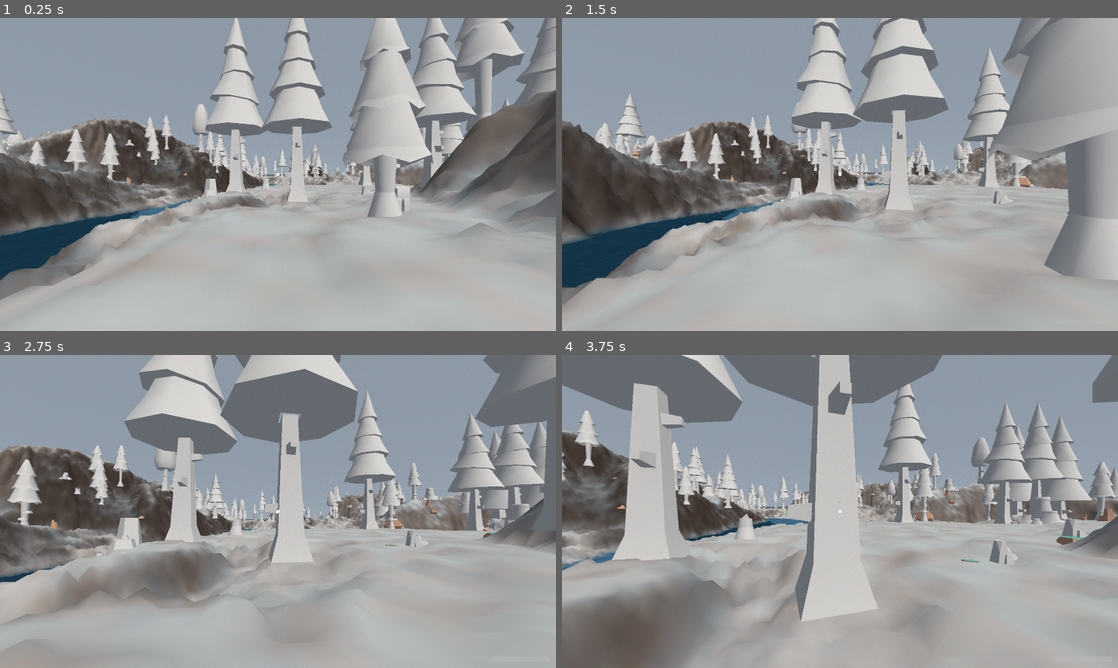
Above: before the commit, frames 1-4 (two rows, left to right).
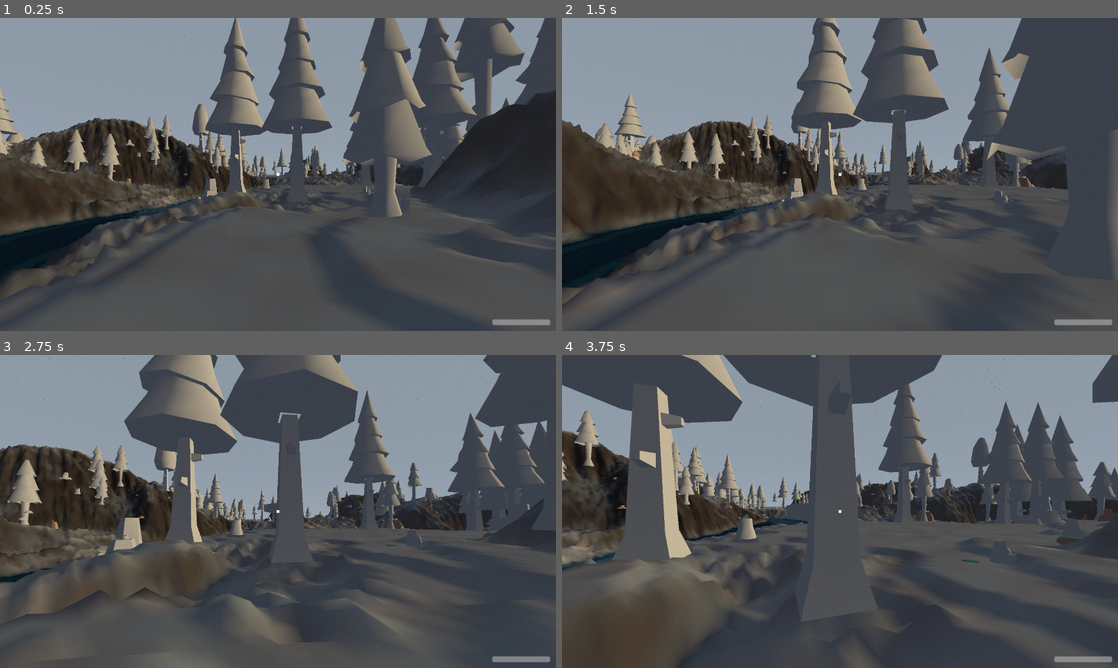
Above: after the commit, the same moments.

Repository: StevenGann/BiologyGame
Game: Godot game, scene res://main.tscn
Same seed, same stepped clock (60 frames per second), same inputs: the game is played once before the commit and once after it.
Inputs (mouse positions are in pixels of both pictures, inside the frame that each line leads up to):
- Up to frame 1 (0.25 s): no input
- Up to frame 2 (1.5 s): move the mouse to (867, 174) at 0.52 s; press the mouse at (867, 174) at 0.53 s; hold W (move_forward) from 0.53 s (still down); tap Space (jump) at 0.77 s; move the mouse to (812, 174) at 1.27 s; release the mouse at (812, 174) at 1.28 s; click (812, 174) at 1.35 s
- Up to frame 3 (2.75 s): keep holding W (move_forward); tap Space (jump) at 1.52 s; move the mouse to (289, 505) at 2.02 s; press the mouse at (289, 505) at 2.03 s
- Up to frame 4 (3.75 s): keep holding W (move_forward); move the mouse to (834, 517) at 2.77 s; release the mouse at (834, 517) at 2.78 s; click (834, 517) at 2.85 s; tap Space (jump) at 3.02 s; move the mouse to (878, 514) at 3.52 s; press the mouse at (878, 514) at 3.53 s

The runs differ from the first frame. In frame 1, 76% of the frame differs, in the area x 0-100%, y 0-100%; in frame 2, 73%; in frame 3, 77%; in frame 4, 79%.

Commit message:
Added snow

Diff:
--- a/src/main.tscn
+++ b/src/main.tscn
@@ -6,6 +6,7 @@
 [ext_resource type="PackedScene" uid="uid://eoz4uw8r2vn9sx" path="res://ui/game_ui.tscn" id="4_ui"]
 [ext_resource type="Environment" uid="uid://d3z0so4p9jm6r" path="res://environments/ps1_environment.tres" id="5_env"]
 [ext_resource type="Shader" path="res://shaders/posterize.gdshader" id="6_posterize_shader"]
+[ext_resource type="Script" path="res://scripts/game/day_night_weather_manager.gd" id="7_weather_script"]
 
 [sub_resource type="ShaderMaterial" id="ShaderMaterial_posterize"]
 shader = ExtResource("6_posterize_shader")
@@ -32,6 +33,9 @@
 [node name="Player" parent="GameViewport" instance=ExtResource("3_player")]
 transform = Transform3D(1, 0, 0, 0, 1, 0, 0, 0, 1, 0, 2, 0)
 
+[node name="DayNightWeatherManager" type="Node" parent="GameViewport"]
+script = ExtResource("7_weather_script")
+
 [node name="PosterizeLayer" type="CanvasLayer" parent="."]
 layer = -1
 
--- a/src/project.godot
+++ b/src/project.godot
@@ -8,19 +8,19 @@
 
 config_version=5
 
+[application]
+
+config/name="BiologyGame"
+run/main_scene="res://main.tscn"
+config/features=PackedStringArray("4.6", "Forward Plus")
+config/icon="res://icon.svg"
+
 [display]
 
 window/size/viewport_width=1920
 window/size/viewport_height=1080
 window/stretch/mode="viewport"
 window/stretch/aspect="expand"
-
-[application]
-
-config/name="BiologyGame"
-run/main_scene="res://main.tscn"
-config/features=PackedStringArray("4.6", "Forward Plus")
-config/icon="res://icon.svg"
 
 [dotnet]
 
--- /dev/null
+++ b/src/scenes/world/snow_particles.tscn
@@ -0,0 +1,30 @@
+[gd_scene load_steps=5 format=3 uid="uid://c8snow0001"]
+
+[sub_resource type="ParticleProcessMaterial" id="ParticleProcessMaterial_snow"]
+emission_shape = 3
+emission_box_extents = Vector3(150, 30, 150)
+direction = Vector3(0, -1, 0)
+spread = 0.5
+initial_velocity_min = 0.5
+initial_velocity_max = 1.5
+gravity = Vector3(0, -2, 0)
+scale_min = 0.05
+scale_max = 0.15
+color = Color(0.95, 0.96, 1.0, 0.9)
+
+[sub_resource type="StandardMaterial3D" id="StandardMaterial3D_snow"]
+albedo_color = Color(0.98, 0.99, 1.0, 0.85)
+transparency = 1
+billboard_mode = 2
+
+[sub_resource type="QuadMesh" id="QuadMesh_snow"]
+size = Vector2(0.3, 0.3)
+material = SubResource("StandardMaterial3D_snow")
+
+[node name="SnowParticles" type="GPUParticles3D"]
+transform = Transform3D(1, 0, 0, 0, 1, 0, 0, 0, 1, 0, 80, 0)
+cast_shadow = 0
+amount = 8000
+lifetime = 8.0
+process_material = SubResource("ParticleProcessMaterial_snow")
+draw_pass_1 = SubResource("QuadMesh_snow")
--- /dev/null
+++ b/src/scripts/game/day_night_weather_manager.gd
@@ -0,0 +1,255 @@
+extends Node
+## Manages time of day cycle and weather (wind, snowfall, fog).
+## Weather targets change only at phase boundaries (Dawn, Daytime, Dusk, Nighttime).
+## All values interpolate smoothly.
+
+
+# Time of day
+@export var day_length_seconds: float = 600.0
+@export var start_time_normalized: float = 0.0  ## 0-1, where 0=dawn
+
+# Fog
+@export var fog_base_min: float = 0.015
+@export var fog_snow_multiplier: float = 0.065
+
+# Weather transitions
+@export var weather_lerp_speed: float = 1.0
+
+# Snow particles
+@export var snow_base_amount: int = 8000
+@export var snow_gravity_base: float = -2.0
+@export var snow_wind_strength: float = 4.0
+
+# Node refs (siblings under GameViewport)
+var _directional_light: DirectionalLight3D
+var _world_env: WorldEnvironment
+var _snow_particles: GPUParticles3D
+var _player: Node3D
+
+const PHASE_DAWN := 0
+const PHASE_DAY := 1
+const PHASE_DUSK := 2
+const PHASE_NIGHT := 3
+
+var _game_time: float = 0.0
+var _phase_index: int = 0
+var _last_phase_index: int = -1
+
+var _target_wind: float = 0.0
+var _target_snowfall: float = 0.0
+var _target_wind_direction_deg: float = 0.0
+
+var _current_wind: float = 0.0
+var _current_snowfall: float = 0.0
+var _current_wind_direction_deg: float = 0.0
+
+var _rng: RandomNumberGenerator
+var _sun_distance: float = 150.0
+var _snow_process_material: ParticleProcessMaterial  # Reference to process_material for gravity updates
+
+
+func _ready() -> void:
+	var viewport := get_parent()
+	_directional_light = viewport.get_node_or_null("DirectionalLight3D") as DirectionalLight3D
+	_world_env = viewport.get_node_or_null("WorldEnvironment") as WorldEnvironment
+	_player = viewport.get_node_or_null("Player") as Node3D
+
+	_rng = RandomNumberGenerator.new()
+	_rng.randomize()
+	_game_time = start_time_normalized * day_length_seconds
+	_phase_index = _get_phase_index()
+	_last_phase_index = _phase_index
+	_roll_weather_targets()
+	_current_wind = _target_wind
+	_current_snowfall = _target_snowfall
+	_current_wind_direction_deg = _target_wind_direction_deg
+
+	# Duplicate environment so we don't modify the original asset
+	if _world_env and _world_env.environment:
+		_world_env.environment = _world_env.environment.duplicate(true)
+
+	# Defer snow particle creation to avoid renderer null material race condition
+	call_deferred("_add_snow_particles")
+
+	_update_sun()
+	_update_fog()
+
+
+func _process(delta: float) -> void:
+	_game_time += delta
+	if _game_time >= day_length_seconds:
+		_game_time = fmod(_game_time, day_length_seconds)
+
+	_phase_index = _get_phase_index()
+	if _phase_index != _last_phase_index:
+		_last_phase_index = _phase_index
+		_roll_weather_targets()
+
+	_current_wind = lerpf(_current_wind, _target_wind, weather_lerp_speed * delta)
+	_current_snowfall = lerpf(_current_snowfall, _target_snowfall, weather_lerp_speed * delta)
+	_current_wind_direction_deg = lerpf(_current_wind_direction_deg, _target_wind_direction_deg, weather_lerp_speed * delta)
+
+	_update_sun()
+	_update_fog()
+	_update_snow()
+
+
+func _add_snow_particles() -> void:
+	_snow_particles = _create_snow_particles()
+	if _snow_particles:
+		get_parent().add_child(_snow_particles)
+		_snow_process_material = _snow_particles.process_material as ParticleProcessMaterial
+	_update_snow()
+
+
+func _create_snow_particles() -> GPUParticles3D:
+	var proc_mat := ParticleProcessMaterial.new()
+	proc_mat.emission_shape = ParticleProcessMaterial.EMISSION_SHAPE_BOX
+	proc_mat.emission_box_extents = Vector3(150, 30, 150)
+	proc_mat.direction = Vector3(0, -1, 0)
+	proc_mat.spread = 0.5
+	proc_mat.initial_velocity_min = 0.5
+	proc_mat.initial_velocity_max = 1.5
+	proc_mat.gravity = Vector3(0, snow_gravity_base, 0)
+	proc_mat.scale_min = 0.05
+	proc_mat.scale_max = 0.15
+	proc_mat.color = Color(0.95, 0.96, 1.0, 0.9)
+
+	var quad_mat := StandardMaterial3D.new()
+	quad_mat.albedo_color = Color(0.98, 0.99, 1.0, 0.85)
+	quad_mat.transparency = BaseMaterial3D.TRANSPARENCY_ALPHA
+	# BILLBOARD_PARTICLES causes null material errors in Godot 4.6 RD renderer
+	quad_mat.billboard_mode = BaseMaterial3D.BILLBOARD_FIXED_Y
+
+	var quad := QuadMesh.new()
+	quad.size = Vector2(0.3, 0.3)
+	quad.material = quad_mat
+
+	var particles := GPUParticles3D.new()
+	particles.name = "SnowParticles"
+	particles.transform = Transform3D.IDENTITY.translated(Vector3(0, 80, 0))
+	particles.cast_shadow = GeometryInstance3D.SHADOW_CASTING_SETTING_OFF
+	particles.amount = snow_base_amount
+	particles.lifetime = 8.0
+	particles.process_material = proc_mat
+	particles.draw_pass_1 = quad
+	# Default visibility_aabb (8x8x8) causes frustum culling when looking forward/down
+	# Use large AABB so snow is always visible around the player
+	particles.visibility_aabb = AABB(Vector3(-200, -100, -200), Vector3(400, 200, 400))
+	return particles
+
+
+func _get_phase_index() -> int:
+	var phase_duration := day_length_seconds / 4.0
+	return int(floor(_game_time / phase_duration)) % 4
+
+
+func _roll_weather_targets() -> void:
+	_target_wind = _rng.randf()
+	_target_snowfall = _rng.randf()
+	_target_wind_direction_deg = _rng.randf_range(0.0, 360.0)
+
+
+func _get_normalized_time() -> float:
+	return _game_time / day_length_seconds
+
+
+func _get_sun_angles() -> Vector2:
+	var t := _get_normalized_time()
+	var azimuth: float = t * TAU
+	# elevation: high at noon (t=0.25), low at dawn/dusk, below horizon at night
+	var elevation: float = sin(t * TAU) * 0.55 + 0.1
+	elevation = clampf(elevation, -0.2, 0.65)
+	return Vector2(azimuth, elevation)
+
+
+func _get_sun_intensity() -> float:
+	var t := _get_normalized_time()
+	var elev_factor := sin(t * TAU)
+	return clampf(elev_factor * 0.5 + 0.5, 0.05, 1.0)
+
+
+func _get_sun_color() -> Color:
+	var t := _get_normalized_time()
+	var elev_factor := sin(t * TAU)
+	if elev_factor > 0.5:
+		return Color(0.95, 0.93, 0.9)
+	if elev_factor > 0.0:
+		return Color(1.0, 0.9, 0.7).lerp(Color(0.95, 0.93, 0.9), elev_factor * 2.0)
+	if elev_factor > -0.5:
+		return Color(1.0, 0.6, 0.4).lerp(Color(0.3, 0.4, 0.6), -elev_factor * 2.0)
+	return Color(0.25, 0.3, 0.45)
+
+
+func _update_sun() -> void:
+	if not _directional_light:
+		return
+
+	var angles := _get_sun_angles()
+	var azimuth: float = angles.x
+	var elevation: float = angles.y
+
+	var sun_dir := Vector3(
+		cos(elevation) * cos(azimuth),
+		sin(elevation),
+		cos(elevation) * sin(azimuth)
+	)
+	var sun_pos := sun_dir * _sun_distance
+
+	_directional_light.global_position = sun_pos
+	_directional_light.look_at(Vector3.ZERO, Vector3.UP)
+	_directional_light.light_energy = _get_sun_intensity()
+	_directional_light.light_color = _get_sun_color()
+
+	# Update ambient via environment
+	if _world_env and _world_env.environment:
+		var env: Environment = _world_env.environment
+		var intensity := _get_sun_intensity()
+		env.ambient_light_energy = lerpf(0.2, 0.6, intensity)
+		env.ambient_light_color = Color(0.5, 0.52, 0.55).lerp(Color(0.2, 0.25, 0.35), 1.0 - intensity)
+
+
+func _update_fog() -> void:
+	if not _world_env or not _world_env.environment:
+		return
+
+	var env: Environment = _world_env.environment
+	env.volumetric_fog_density = fog_base_min + _current_snowfall * fog_snow_multiplier
+	# Note: volumetric_fog_wind was removed in Godot 4.x Environment API.
+	# Wind is still applied to snow particles via ParticleProcessMaterial.gravity.
+
+
+func _update_snow() -> void:
+	if not _snow_particles or not _snow_process_material:
+		return
+
+	var has_snow: bool = _current_snowfall > 0.01
+	_snow_particles.visible = has_snow
+	_snow_particles.emitting = has_snow
+	_snow_particles.amount = maxi(1, int(snow_base_amount * _current_snowfall))
+
+	# Follow player so snow spawns around them (emission box stays centered on player)
+	if _player:
+		_snow_particles.global_position = _player.global_position + Vector3(0, 80, 0)
+
+	var wind_rad := deg_to_rad(_current_wind_direction_deg)
+	var wind_x := cos(wind_rad) * _current_wind * snow_wind_strength
+	var wind_z := sin(wind_rad) * _current_wind * snow_wind_strength
+	_snow_process_material.gravity = Vector3(wind_x, snow_gravity_base, wind_z)
+
+
+func get_game_time() -> float:
+	return _game_time
+
+
+func get_phase_index() -> int:
+	return _phase_index
+
+
+func get_phase_name() -> String:
+	match _phase_index:
+		PHASE_DAWN: return "Dawn"
+		PHASE_DAY: return "Daytime"
+		PHASE_DUSK: return "Dusk"
+		PHASE_NIGHT: return "Nighttime"
+	return "Unknown"
Not shown: 1 places in src/main.tscn that only renumber resources
Not shown, added: src/scripts/game/day_night_weather_manager.gd.uid
